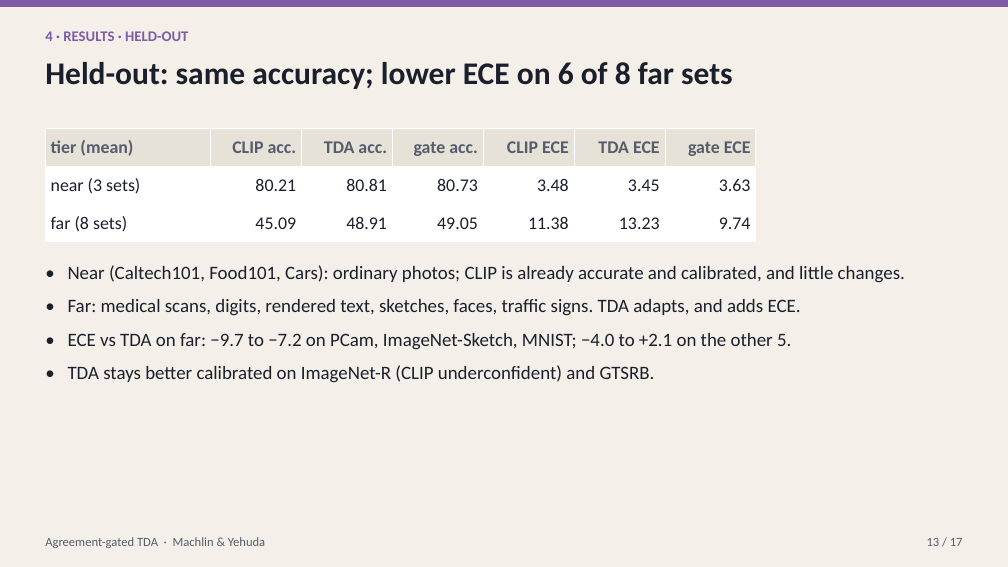
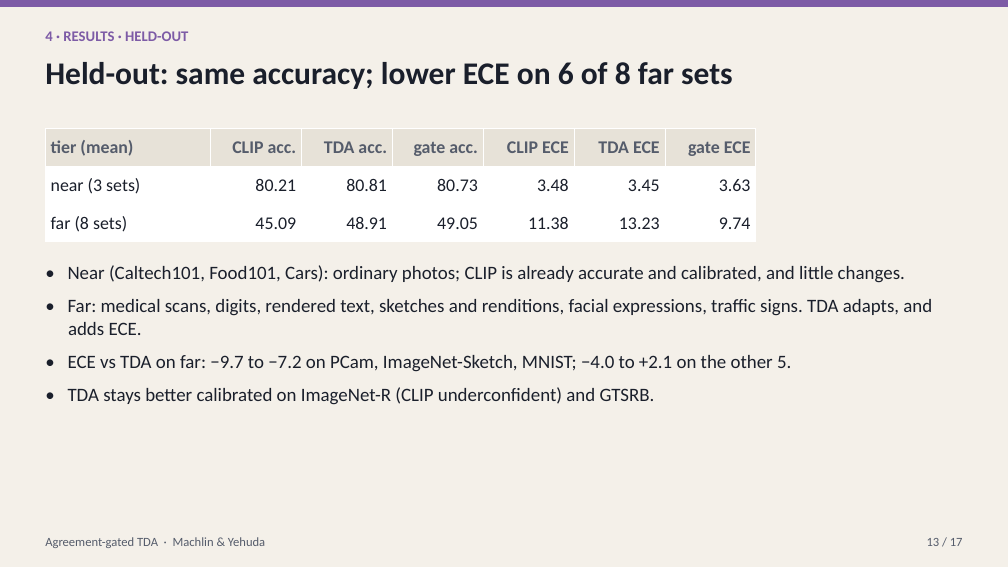
Before and after one commit to macwave12/deep_project_calibration_aware_tta, a slide deck: slide 13 of presentation/calibration_aware_tta.pptx. Drawn at 1008x567 pixels with LibreOffice and Linux fonts; fonts in the diff are those of the drawing. Boxes give left, top, right and bottom in pixels: in the first picture for what was removed or moved away, otherwise in the second. Text is boxed around its words. In the diff, an @@ line names an element or a change of style, - is before the commit and + after.

```diff
--- a/presentation/calibration_aware_tta.pptx
+++ b/presentation/calibration_aware_tta.pptx
@@ text at (68, 299, 932, 335): text changed @@
-• Far: medical scans, digits, rendered text, sketches, faces, traffic signs. TDA adapts, and adds ECE.
+• Far: medical scans, digits, rendered text, sketches and renditions, facial expressions, traffic signs. TDA adapts, and adds ECE.
```
Also in this commit, not shown: 13 other slides changed, 21 other files.
